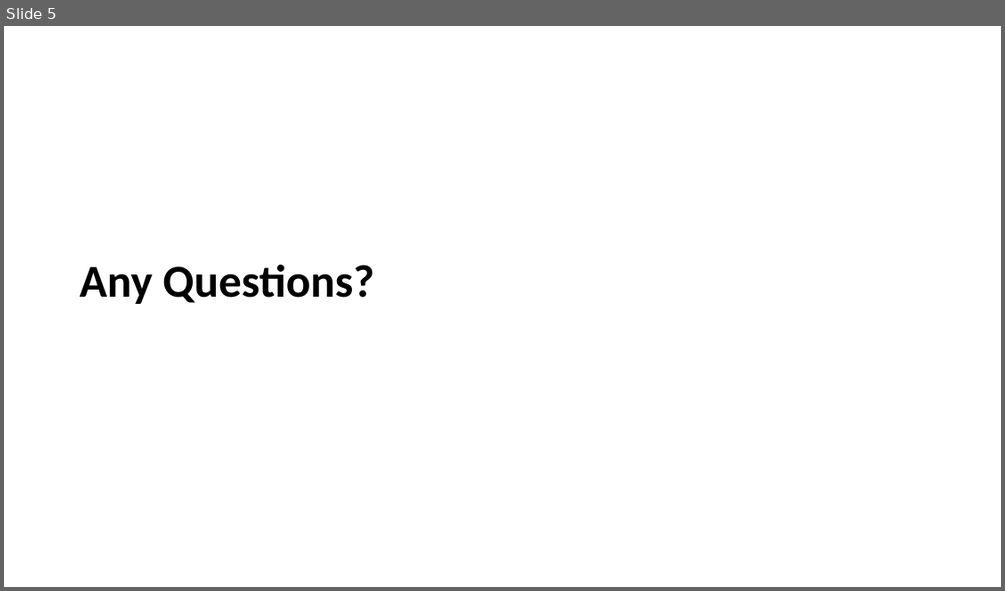
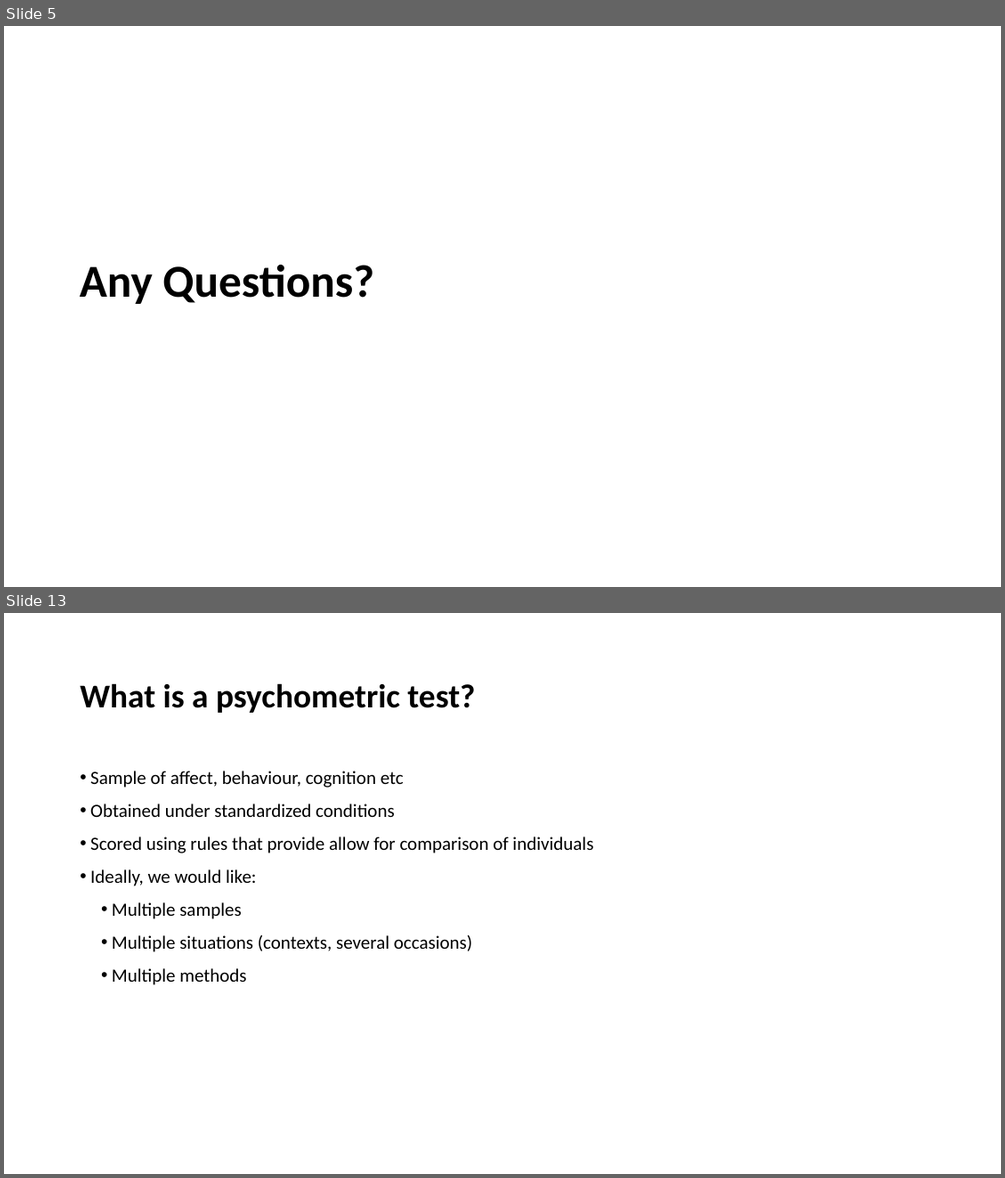
Before and after one commit to LittleMonkeyLab/PS52007Dslides, a slide deck: _site/lectures/Lecture07/Lecture07.pptx. Shown one above the other, each under a label of ours: slide 5 before the commit, slides 5 and 13 after it; the slides between them are not shown. The pictures are 1005x591 and 1005x1178 pixels, drawn with LibreOffice and Linux fonts; fonts in the diff are those of the drawing; background and template pictures are left out. Boxes give left, top, right and bottom in pixels: in the first picture for what was removed or moved away, otherwise in the second. Text is boxed around its words. In the diff, an @@ line names an element or a change of style, - is before the commit and + after.

```diff
--- a/_site/lectures/Lecture07/Lecture07.pptx
+++ b/_site/lectures/Lecture07/Lecture07.pptx
@@ slide 13 added at <box>4,613,1001,1174</box>, background #FFFFFF @@
@@ title added at <box>80,683,475,713</box>, 32 pt, text #000000, bold @@
+What is a psychometric test?
@@ text added at <box>90,771,593,985</box>, 18 pt, text #000000 @@
+• Sample of affect, behaviour, cognition etc
+• Obtained under standardized conditions
+• Scored using rules that provide allow for comparison of individuals
+• Ideally, we would like:
+  • Multiple samples
+  • Multiple situations (contexts, several occasions)
+  • Multiple methods
```
Also in this commit, not shown: 3 slides changed, 25 other slides added, 2 slides removed, 34 other files.
